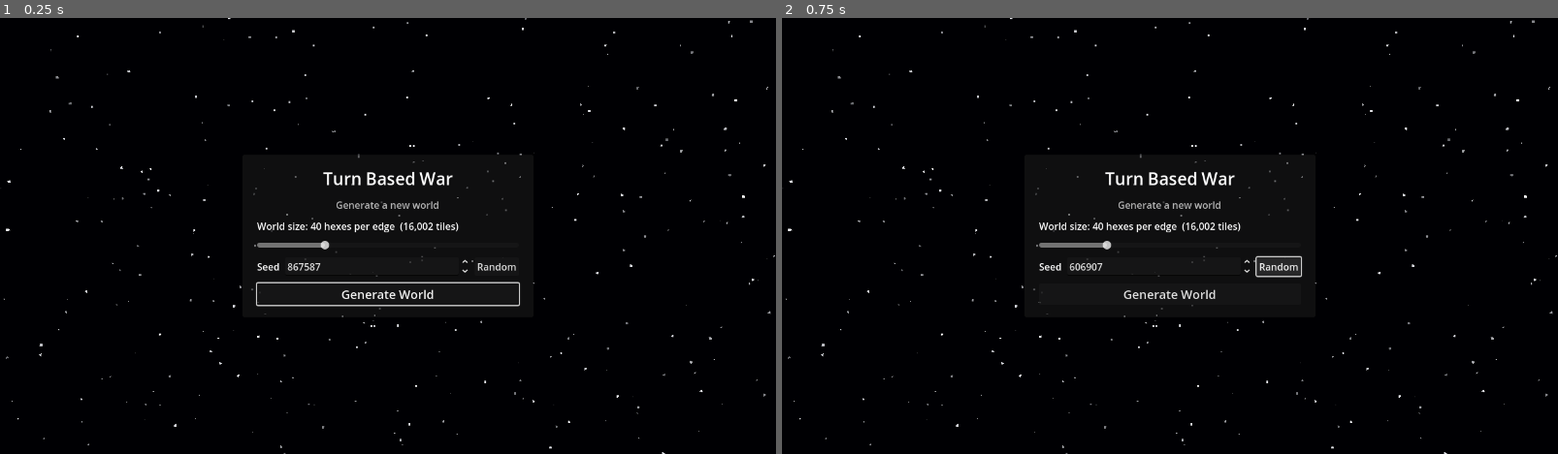
Above: before the commit, frames 1-2 (left to right).
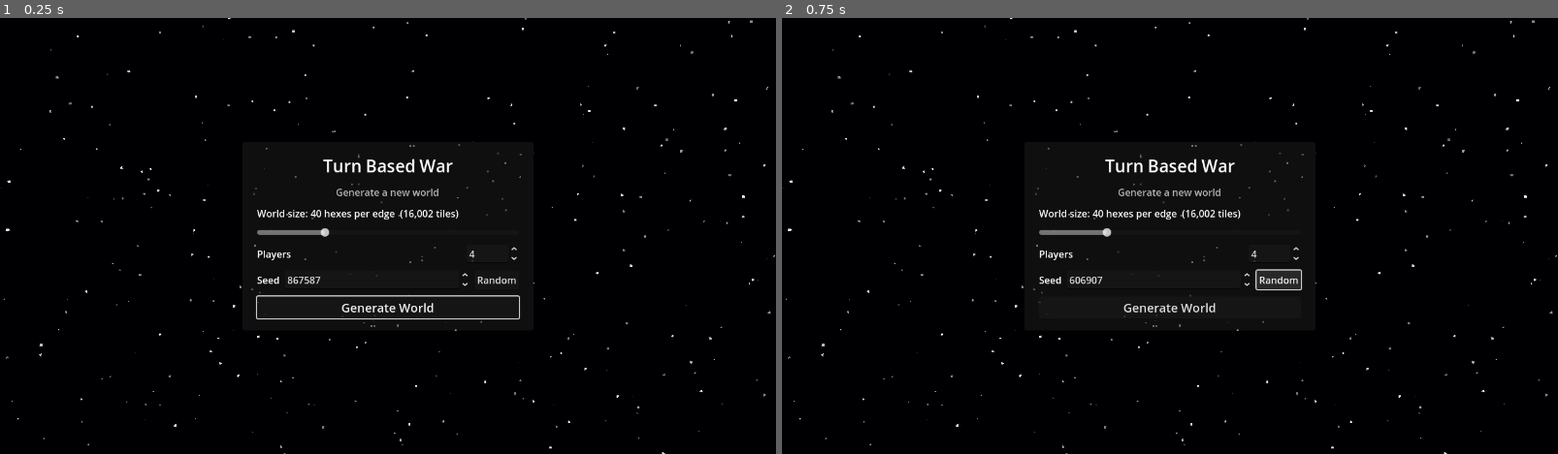
Above: after the commit, the same moments.

Repository: helloimataj/simple_game
Game: Godot game, scene res://scenes/main.tscn
Two runs of this game, one before a commit and one after it. Both use one fixed random seed, a clock stepped at 60 frames per second and the inputs below.
Inputs:
- Up to frame 1 (0.25 s): no input
- Up to frame 2 (0.75 s): click "Random" at 0.5 s

The runs differ from the first frame. In frame 1, 2.6% of the frame differs, in the area x 32-68%, y 28-72%; in frame 2, 2.2%.

Commit message:
Add player count to game setup and spaced random starting locations
- Setup screen takes 2 to 20 players; each gets a name and colour
- Every player starts with a capital at a random location on good land,
  held apart by a minimum spacing that is relaxed only as far as needed
- Player selector lists the game's players and turns the globe to the
  selected player's capital
- Replace the two placeholder sides with the Players list
- Tests for player limits, start validity, spacing and determinism

Co-Authored-By: Claude Fable 5.2 <noreply@anthropic.com>
Claude-Session: https://claude.ai/code/session_01Q7ACxPg6DeL6VnjhNoRXVv

Diff:
--- a/scenes/main.tscn
+++ b/scenes/main.tscn
@@ -67,9 +67,9 @@
 anchor_right = 0.5
 anchor_bottom = 0.5
 offset_left = -240.0
-offset_top = -120.0
+offset_top = -140.0
 offset_right = 240.0
-offset_bottom = 120.0
+offset_bottom = 140.0
 grow_horizontal = 2
 grow_vertical = 2
 
@@ -105,6 +105,23 @@
 min_value = 20.0
 max_value = 100.0
 value = 40.0
+rounded = true
+
+[node name="PlayersRow" type="HBoxContainer" parent="UI/SetupPanel/Margin/VBox"]
+layout_mode = 2
+theme_override_constants/separation = 8
+
+[node name="PlayersLabel" type="Label" parent="UI/SetupPanel/Margin/VBox/PlayersRow"]
+layout_mode = 2
+size_flags_horizontal = 3
+text = "Players"
+
+[node name="PlayersSpin" type="SpinBox" parent="UI/SetupPanel/Margin/VBox/PlayersRow"]
+layout_mode = 2
+tooltip_text = "Each player starts with a capital at a random location, spread out across the planet"
+min_value = 2.0
+max_value = 20.0
+value = 4.0
 rounded = true
 
 [node name="SeedRow" type="HBoxContainer" parent="UI/SetupPanel/Margin/VBox"]
@@ -306,7 +323,7 @@
 [node name="SideLabel" type="Label" parent="UI/Hud/UnitBar/Margin/Row"]
 layout_mode = 2
 modulate = Color(1, 1, 1, 0.7)
-text = "Side:"
+text = "Player:"
 
 [node name="SideOption" type="OptionButton" parent="UI/Hud/UnitBar/Margin/Row"]
 layout_mode = 2
--- a/scripts/buildings/building.gd
+++ b/scripts/buildings/building.gd
@@ -4,7 +4,7 @@
 
 var id := 0
 var type := BuildingTypes.Type.BARRACKS
-## Index into UnitManager.PLAYERS.
+## Index into Players.list.
 var owner := 0
 var tile := -1
 
--- a/scripts/buildings/building_layer.gd
+++ b/scripts/buildings/building_layer.gd
@@ -81,7 +81,7 @@
 
 		var plate_scale := Vector3(spacing * 0.7, spacing, spacing * 0.7)
 		_plates.set_instance_transform(i, Transform3D(frame * Basis.from_scale(plate_scale), up * radius))
-		var owner_color: Color = UnitManager.PLAYERS[here[0].owner]["color"]
+		var owner_color: Color = Players.list[here[0].owner]["color"]
 		_plates.set_instance_color(i, owner_color.darkened(0.25))
 
 		var slots := maxi(here.size(), 8)
--- a/scripts/buildings/building_manager.gd
+++ b/scripts/buildings/building_manager.gd
@@ -44,7 +44,7 @@
 		return "%s cannot be built on %s" % [name, Biomes.display_name(biome)]
 	var tile_owner := owner_of(tile)
 	if tile_owner >= 0 and tile_owner != owner:
-		return "%s already has buildings here" % UnitManager.PLAYERS[tile_owner]["name"]
+		return "%s already has buildings here" % Players.list[tile_owner]["name"]
 	if has_type(tile, type):
 		return "There is already a %s here" % name
 	if data["unique"] and count_of(type, owner) > 0:
--- a/scripts/combat/battle.gd
+++ b/scripts/combat/battle.gd
@@ -45,7 +45,7 @@
 
 var tile := -1        ## the tile being fought over
 var from_tile := -1   ## the tile the attacker's ground units come from
-## Side (index into UnitManager.PLAYERS) of the attacker and the defender.
+## Side (index into Players.list) of the attacker and the defender.
 var sides: Array[int] = [0, 1]
 
 var phase := Phase.COMMIT
@@ -106,7 +106,7 @@
 
 
 func side_name(side: int) -> String:
-	return UnitManager.PLAYERS[sides[side]]["name"]
+	return Players.list[sides[side]]["name"]
 
 
 # --- Who can fight ---------------------------------------------------------------
@@ -179,7 +179,7 @@
 	for unit in game.units.units_at(tile):
 		if unit.owner != attacker_side:
 			return unit.owner
-	return (attacker_side + 1) % UnitManager.PLAYERS.size()
+	return (attacker_side + 1) % Players.list.size()
 
 
 # --- Power -----------------------------------------------------------------------
--- a/scripts/game_state.gd
+++ b/scripts/game_state.gd
@@ -32,6 +32,9 @@
 
 ## Stockpile per side: [{ResourceTypes.Type: amount}].
 var stock: Array[Dictionary] = []
+## Where each player started, and the spacing (radians) the starts were held to.
+var start_tiles: Array[int] = []
+var start_spacing := 0.0
 
 
 func _init(for_planet: Planet) -> void:
@@ -39,10 +42,34 @@
 	buildings = BuildingManager.new(planet)
 	units = UnitManager.new(planet)
 	units.buildings = buildings
-	for i in UnitManager.PLAYERS.size():
+	for i in Players.list.size():
 		stock.append(STARTING_STOCK.duplicate())
 	units.changed.connect(func() -> void: changed.emit())
 	buildings.changed.connect(func() -> void: changed.emit())
+
+
+# --- Starting positions ----------------------------------------------------------
+
+## Gives every player a capital at a random start, spread out across the
+## planet (see StartLocations). Returns the start tile of each player that got
+## one, in player order.
+func place_starting_capitals(world_seed: int) -> Array[int]:
+	var result := StartLocations.pick(planet, stock.size(), world_seed)
+	var tiles: Array[int] = result["tiles"]
+	start_spacing = result["min_distance"]
+	start_tiles.clear()
+	for player in tiles.size():
+		if buildings.add_building(BuildingTypes.Type.CAPITAL, player, tiles[player]) != null:
+			start_tiles.append(tiles[player])
+	return start_tiles
+
+
+## Tile of a player's capital, or -1 if it has none.
+func capital_of(player: int) -> int:
+	for building in buildings.buildings:
+		if building.owner == player and building.type == BuildingTypes.Type.CAPITAL:
+			return building.tile
+	return -1
 
 
 # --- Paying ------------------------------------------------------------------
--- a/scripts/main.gd
+++ b/scripts/main.gd
@@ -2,7 +2,7 @@
 ## Game entry point: world setup screen, background generation and globe view.
 ##
 ## Debug command-line options (after `--`):
-##   --size=N --seed=N --autostart     generate immediately
+##   --size=N --seed=N --players=N --autostart   generate immediately
 ##   --view=LAT,LON,ALT                initial camera position
 ##   --sandbox                         start with costs and requirements off
 ##   --demo-buildings=N                give each side a capital and ~N buildings
@@ -21,6 +21,7 @@
 @onready var size_label: Label = $UI/SetupPanel/Margin/VBox/SizeLabel
 @onready var size_slider: HSlider = $UI/SetupPanel/Margin/VBox/SizeSlider
 @onready var seed_edit: SpinBox = $UI/SetupPanel/Margin/VBox/SeedRow/SeedEdit
+@onready var players_spin: SpinBox = $UI/SetupPanel/Margin/VBox/PlayersRow/PlayersSpin
 @onready var random_seed_button: Button = $UI/SetupPanel/Margin/VBox/SeedRow/RandomSeedButton
 @onready var generate_button: Button = $UI/SetupPanel/Margin/VBox/GenerateButton
 
@@ -93,6 +94,10 @@
 	$UI.add_child(battle_panel)
 	battle_panel.closed.connect(_on_battle_closed)
 
+	players_spin.min_value = Players.MIN_PLAYERS
+	players_spin.max_value = Players.MAX_PLAYERS
+	if _options.has("players"):
+		players_spin.value = int(_options["players"])
 	size_slider.min_value = Planet.MIN_FREQUENCY
 	size_slider.max_value = Planet.MAX_FREQUENCY
 	size_slider.value_changed.connect(_on_size_changed)
@@ -188,7 +193,12 @@
 	_thread.wait_to_finish()
 	planet = new_planet
 	weather = new_weather
+	Players.setup(int(players_spin.value))
+	side_option.clear()
+	for i in Players.count():
+		side_option.add_item(Players.list[i]["name"], i)
 	game = GameState.new(planet)
+	game.place_starting_capitals(world_seed)
 	game.sandbox = sandbox_check.button_pressed or _options.has("sandbox")
 	units = game.units
 	buildings = game.buildings
@@ -215,13 +225,14 @@
 	_pick_hint = 0
 	_shown_tile = -2
 	_update_highlight()
-	world_info.text = "Seed %d  |  %d hexes per edge  |  %s tiles\n%s" % [
-		world_seed, planet.frequency, _thousands(planet.tile_count),
+	world_info.text = "Seed %d  |  %d hexes per edge  |  %s tiles  |  %d players\n%s" % [
+		world_seed, planet.frequency, _thousands(planet.tile_count), Players.count(),
 		"Drag to spin  |  Scroll / Q E to zoom  |  WASD / arrows to rotate  |  Click to select  |  Space: next turn"]
 
 	loading_panel.visible = false
 	hud.visible = true
 	camera.reset_view(PLANET_RADIUS)
+	_look_at_capital(0)
 	if _options.has("view"):
 		var v: PackedStringArray = str(_options["view"]).split(",")
 		if v.size() >= 3:
@@ -289,9 +300,7 @@
 	remove_unit_button.toggled.connect(_on_tool_toggled.bind(TOOL_REMOVE))
 	attack_button.button_group = group
 	attack_button.toggled.connect(_on_tool_toggled.bind(TOOL_ATTACK))
-	for i in UnitManager.PLAYERS.size():
-		side_option.add_item(UnitManager.PLAYERS[i]["name"], i)
-	side_option.item_selected.connect(func(_index: int) -> void: _update_resources())
+	side_option.item_selected.connect(_on_side_selected)
 	sandbox_check.toggled.connect(func(on: bool) -> void:
 		if game != null:
 			game.sandbox = on)
@@ -326,6 +335,20 @@
 		_tool = TOOL_BUILD + type
 	elif _tool >= TOOL_BUILD:
 		_tool = TOOL_NONE
+
+
+func _on_side_selected(_index: int) -> void:
+	_update_resources()
+	_look_at_capital(_current_side())
+
+
+## Turns the globe to face a player's capital, keeping the zoom.
+func _look_at_capital(player: int) -> void:
+	var tile := game.capital_of(player) if game != null else -1
+	if tile < 0:
+		return
+	var dir := planet.centers[tile]
+	camera.set_view(rad_to_deg(Planet.latitude_of(dir)), rad_to_deg(Planet.longitude_of(dir)), camera.altitude)
 
 
 func _current_side() -> int:
@@ -390,7 +413,7 @@
 	if game == null:
 		return
 	var side := _current_side()
-	var player: Dictionary = UnitManager.PLAYERS[side]
+	var player: Dictionary = Players.list[side]
 	var income := game.income_for(side)
 	var parts: Array[String] = []
 	for type in ResourceTypes.count():
@@ -410,19 +433,14 @@
 	resource_text.tooltip_text = "Stockpile and change next turn. Power is supply / demand."
 
 
-## Debug: gives each side a capital and some random buildings around it.
+## Debug: gives each side some random buildings around its capital.
 func _scatter_demo_buildings(count: int) -> void:
 	var rng := RandomNumberGenerator.new()
 	rng.seed = world_seed + 99
 	var was_sandbox := game.sandbox
 	game.sandbox = true
-	for side in UnitManager.PLAYERS.size():
-		var home := -1
-		for attempt in 2000:
-			var tile := rng.randi_range(0, planet.tile_count - 1)
-			if game.build(BuildingTypes.Type.CAPITAL, side, tile) != null:
-				home = tile
-				break
+	for side in Players.list.size():
+		var home := game.capital_of(side)
 		if home < 0:
 			continue
 		# Spread outwards from the capital.
@@ -452,7 +470,7 @@
 		attempts += 1
 		var tile := rng.randi_range(0, planet.tile_count - 1)
 		var type := rng.randi_range(0, UnitTypes.count() - 1)
-		var side := rng.randi_range(0, UnitManager.PLAYERS.size() - 1)
+		var side := rng.randi_range(0, Players.list.size() - 1)
 		if not units.can_place(type, tile):
 			continue
 		# Build small mixed stacks around the spot.
@@ -565,7 +583,7 @@
 		lines.append("[b]Air / support:[/b] " + wd["air"])
 	if buildings != null and not buildings.buildings_at(tile).is_empty():
 		var here := buildings.buildings_at(tile)
-		var owner: Dictionary = UnitManager.PLAYERS[here[0].owner]
+		var owner: Dictionary = Players.list[here[0].owner]
 		var names: Array[String] = []
 		for building in here:
 			names.append("[color=#%s]■[/color] %s" % [
@@ -582,7 +600,7 @@
 			lines.append("")
 			lines.append("[font_size=17][b]Units here: %d[/b][/font_size]" % units.units_at(tile).size())
 			for key in keys:
-				var player: Dictionary = UnitManager.PLAYERS[key[0]]
+				var player: Dictionary = Players.list[key[0]]
 				var hp := 0
 				for unit in units.units_at(tile):
 					if unit.owner == key[0] and unit.type == key[1]:
--- /dev/null
+++ b/scripts/players.gd
@@ -0,0 +1,35 @@
+class_name Players
+extends RefCounted
+## The players in the current game. Units, buildings and stockpiles refer to a
+## player by index into `list`.
+
+const MIN_PLAYERS := 2
+const MAX_PLAYERS := 20
+
+## Name and colour for each possible player, chosen to stay distinguishable.
+const PALETTE := [
+	["Blue", "3d8bfd"], ["Red", "e5484d"], ["Green", "46a758"], ["Yellow", "f5d90a"],
+	["Purple", "8e4ec6"], ["Orange", "f76808"], ["Cyan", "05c4d8"], ["Pink", "e93d82"],
+	["Lime", "99d52a"], ["Brown", "a0673c"], ["Teal", "12a594"], ["Violet", "b18cff"],
+	["Gold", "c79a1e"], ["Crimson", "a8123e"], ["Sky", "8ecbff"], ["Olive", "7d8a2e"],
+	["Magenta", "d23fd2"], ["Navy", "3a4fb8"], ["Coral", "ff8f7a"], ["Grey", "9aa1a9"],
+]
+
+## [{name: String, color: Color}]
+static var list: Array[Dictionary] = _make(MIN_PLAYERS)
+
+
+## Starts a game with this many players (clamped to MIN_PLAYERS..MAX_PLAYERS).
+static func setup(player_count: int) -> void:
+	list = _make(clampi(player_count, MIN_PLAYERS, MAX_PLAYERS))
+
+
+static func count() -> int:
+	return list.size()
+
+
+static func _make(player_count: int) -> Array[Dictionary]:
+	var out: Array[Dictionary] = []
+	for i in player_count:
+		out.append({"name": PALETTE[i][0], "color": Color(PALETTE[i][1])})
+	return out
--- a/scripts/ui/battle_panel.gd
+++ b/scripts/ui/battle_panel.gd
@@ -295,4 +295,4 @@
 
 
 func _side_color(side: int) -> Color:
-	return UnitManager.PLAYERS[battle.sides[side]]["color"]
+	return Players.list[battle.sides[side]]["color"]
--- a/scripts/units/unit.gd
+++ b/scripts/units/unit.gd
@@ -4,7 +4,7 @@
 
 var id := 0
 var type := UnitTypes.Type.INFANTRY
-## Index into UnitManager.PLAYERS.
+## Index into Players.list.
 var owner := 0
 var tile := -1
 ## Remaining hit points. Also the unit's base power in battle.
--- a/scripts/units/unit_layer.gd
+++ b/scripts/units/unit_layer.gd
@@ -82,7 +82,7 @@
 			var origin := up * radius + offset
 			var basis := Basis(east, up, -north).scaled(Vector3.ONE * token_size)
 			transforms[type].append(Transform3D(basis, origin))
-			colors[type].append(UnitManager.PLAYERS[owner]["color"])
+			colors[type].append(Players.list[owner]["color"])
 			var count: int = groups[keys[i]]
 			if count > 1:
 				_labels.add_child(_count_label(count, origin + up * token_size * 2.2, token_size))
--- a/scripts/units/unit_manager.gd
+++ b/scripts/units/unit_manager.gd
@@ -8,12 +8,6 @@
 ## mountains and bridges let land units onto a shallow water tile.
 
 signal changed
-
-## Placeholder sides until players are designed.
-const PLAYERS := [
-	{"name": "Blue", "color": Color("3d8bfd")},
-	{"name": "Red", "color": Color("e5484d")},
-]
 
 var planet: Planet
 var units: Array[Unit] = []
--- /dev/null
+++ b/scripts/world/start_locations.gd
@@ -0,0 +1,84 @@
+class_name StartLocations
+extends RefCounted
+## Picks random starting tiles for players, spread out across the planet.
+##
+## Starts are drawn at random from good land (plains or forest with mostly land
+## around it) and must be at least a minimum distance from every other start.
+## The minimum begins at what an even spread over the land would allow and is
+## relaxed step by step until everyone fits, so players are as far apart as the
+## map and the player count permit. Deterministic for a seed.
+
+## Starts are never closer than this many tiles, however crowded the map.
+const MIN_TILES_APART := 4
+## Share of tiles within 2 steps that must be land.
+const MIN_LAND_AROUND := 0.6
+
+const GOOD_BIOMES: Array[int] = [Biomes.Type.PLAINS, Biomes.Type.FOREST]
+const POOR_BIOMES: Array[int] = [
+	Biomes.Type.JUNGLE, Biomes.Type.SWAMP, Biomes.Type.DESERT, Biomes.Type.TUNDRA]
+
+
+## Returns {tiles: Array[int], min_distance: float}. `min_distance` is the
+## spacing (radians on the sphere) the starts were held to. `tiles` is shorter
+## than `count` only if the planet has too little land.
+static func pick(planet: Planet, count: int, world_seed: int) -> Dictionary:
+	var rng := RandomNumberGenerator.new()
+	rng.seed = hash([world_seed, "starts"])
+
+	var candidates := _candidates(planet, GOOD_BIOMES)
+	if candidates.size() < count * 4:
+		candidates.append_array(_candidates(planet, POOR_BIOMES))
+	_shuffle(candidates, rng)
+
+	# An even spread over the land gives each player a cap of this angular size.
+	var land_share := 0.29
+	var spacing := 1.5 * sqrt(4.0 * PI * land_share / maxi(count, 1))
+	var floor_spacing := MIN_TILES_APART * planet.tile_angle()
+	var chosen: Array[int] = []
+	while true:
+		chosen = _place(planet, candidates, count, spacing)
+		if chosen.size() >= count or spacing <= floor_spacing:
+			break
+		spacing = maxf(spacing * 0.9, floor_spacing)
+	return {"tiles": chosen, "min_distance": spacing}
+
+
+## Greedy pass: take candidates in order, skipping any too close to a start.
+static func _place(planet: Planet, candidates: Array[int], count: int, spacing: float) -> Array[int]:
+	var chosen: Array[int] = []
+	var limit := cos(spacing)
+	for tile in candidates:
+		var dir := planet.centers[tile]
+		var ok := true
+		for other in chosen:
+			if dir.dot(planet.centers[other]) > limit:
+				ok = false
+				break
+		if ok:
+			chosen.append(tile)
+			if chosen.size() >= count:
+				break
+	return chosen
+
+
+static func _candidates(planet: Planet, biomes: Array[int]) -> Array[int]:
+	var out: Array[int] = []
+	for tile in planet.tile_count:
+		if not biomes.has(planet.biomes[tile]):
+			continue
+		var near := planet.tiles_within(tile, 2)
+		var land := 0
+		for t: int in near:
+			if not Biomes.is_water(planet.biomes[t]):
+				land += 1
+		if float(land) / near.size() >= MIN_LAND_AROUND:
+			out.append(tile)
+	return out
+
+
+static func _shuffle(items: Array[int], rng: RandomNumberGenerator) -> void:
+	for i in range(items.size() - 1, 0, -1):
+		var j := rng.randi_range(0, i)
+		var tmp := items[i]
+		items[i] = items[j]
+		items[j] = tmp
--- a/tests/test_interaction.gd
+++ b/tests/test_interaction.gd
@@ -26,12 +26,24 @@
 	await process_frame
 	main.size_slider.value = 20
 	main.seed_edit.value = 5
+	main.players_spin.value = 6
 	main._on_generate_pressed()
 	var waited := 0
 	while main.planet == null and waited < 600:
 		await process_frame
 		waited += 1
 	_expect(main.planet != null, "world generates")
+	_expect(Players.count() == int(main.players_spin.value) and main.side_option.item_count == Players.count(),
+		"the chosen number of players is in the game")
+	_expect(main.game.start_tiles.size() == Players.count(), "every player has a starting capital")
+	var capital_dir: Vector3 = main.planet.centers[main.game.capital_of(0)]
+	_expect(capital_dir.angle_to(main.camera.position.normalized()) < 0.01, "the view opens on the first player's capital")
+	main.side_option.select(1)
+	main.side_option.item_selected.emit(1)
+	capital_dir = main.planet.centers[main.game.capital_of(1)]
+	_expect(capital_dir.angle_to(main.camera.position.normalized()) < 0.01, "switching player turns the globe to their capital")
+	main.side_option.select(0)
+	main.side_option.item_selected.emit(0)
 	_expect(main.hud.visible, "HUD shown after generation")
 
 	var cam: GlobeCamera = main.camera
@@ -44,7 +56,8 @@
 		_mouse_motion(center + Vector2(10 * (i + 1), 0), Vector2(10, 0))
 	_mouse_button(center + Vector2(100, 0), false)
 	await process_frame
-	_expect(cam.longitude < lon_before - 1.0, "dragging right spins the globe (lon %.1f -> %.1f)" % [lon_before, cam.longitude])
+	var lon_change := wrapf(cam.longitude - lon_before, -180.0, 180.0)
+	_expect(lon_change < -1.0, "dragging right spins the globe (lon %.1f -> %.1f)" % [lon_before, cam.longitude])
 	_expect(main._selected == -1, "a drag does not select a tile")
 
 	# Scroll in: altitude should drop.
--- /dev/null
+++ b/tests/test_players.gd
@@ -0,0 +1,60 @@
+extends SceneTree
+## Headless checks for player setup and starting locations.
+## Run: godot --headless --path . --script res://tests/test_players.gd
+
+var failures := 0
+
+
+func _init() -> void:
+	_expect(Players.MAX_PLAYERS == 20 and Players.PALETTE.size() == 20, "up to 20 players, each with a colour")
+	var names := {}
+	var colors := {}
+	for entry in Players.PALETTE:
+		names[entry[0]] = true
+		colors[entry[1]] = true
+	_expect(names.size() == 20 and colors.size() == 20, "player names and colours are all different")
+	Players.setup(50)
+	_expect(Players.count() == 20, "player count is capped at 20")
+	Players.setup(0)
+	_expect(Players.count() == 2, "at least 2 players")
+
+	for edge in [20, 100]:
+		var planet := Planet.new()
+		planet.build(edge)
+		TerrainGenerator.generate(planet, 1)
+		for count in [2, 4, 8, 20]:
+			Players.setup(count)
+			var t0 := Time.get_ticks_msec()
+			var game := GameState.new(planet)
+			var starts := game.place_starting_capitals(1)
+			var ms := Time.get_ticks_msec() - t0
+			_expect(starts.size() == count and game.stock.size() == count, "%d players all get a start (edge %d)" % [count, edge])
+			var closest := INF
+			var good := 0
+			for i in starts.size():
+				_expect(game.capital_of(i) == starts[i], "player %d's capital is on its start" % i)
+				_expect(not Biomes.is_water(planet.biomes[starts[i]]), "start %d is on land" % i)
+				if StartLocations.GOOD_BIOMES.has(planet.biomes[starts[i]]):
+					good += 1
+				for j in range(i + 1, starts.size()):
+					closest = minf(closest, planet.centers[starts[i]].angle_to(planet.centers[starts[j]]))
+			var tiles_apart := closest / planet.tile_angle()
+			print("  edge %d, %2d players: closest pair %.2f rad (%.0f tiles), %d ms" % [edge, count, closest, tiles_apart, ms])
+			_expect(closest >= game.start_spacing - 1e-4, "no two starts are closer than the spacing")
+			_expect(tiles_apart >= StartLocations.MIN_TILES_APART, "starts are at least %d tiles apart" % StartLocations.MIN_TILES_APART)
+			_expect(closest >= 0.9 * sqrt(4.0 * PI * 0.29 / count) * 0.5, "starts are well spread for %d players" % count)
+			_expect(good == count, "starts are on plains or forest")
+			var again := GameState.new(planet).place_starting_capitals(1)
+			_expect(again == starts, "same seed gives the same starts")
+			var other := GameState.new(planet).place_starting_capitals(2)
+			_expect(other != starts, "a different seed gives different starts")
+
+	Players.setup(2)
+	print("ALL TESTS PASSED" if failures == 0 else "%d TEST(S) FAILED" % failures)
+	quit(1 if failures > 0 else 0)
+
+
+func _expect(cond: bool, msg: String) -> void:
+	if not cond:
+		failures += 1
+		push_error("FAIL: " + msg)
Not shown, added: scripts/players.gd.uid
Not shown, added: scripts/world/start_locations.gd.uid
Not shown, added: tests/test_players.gd.uid
